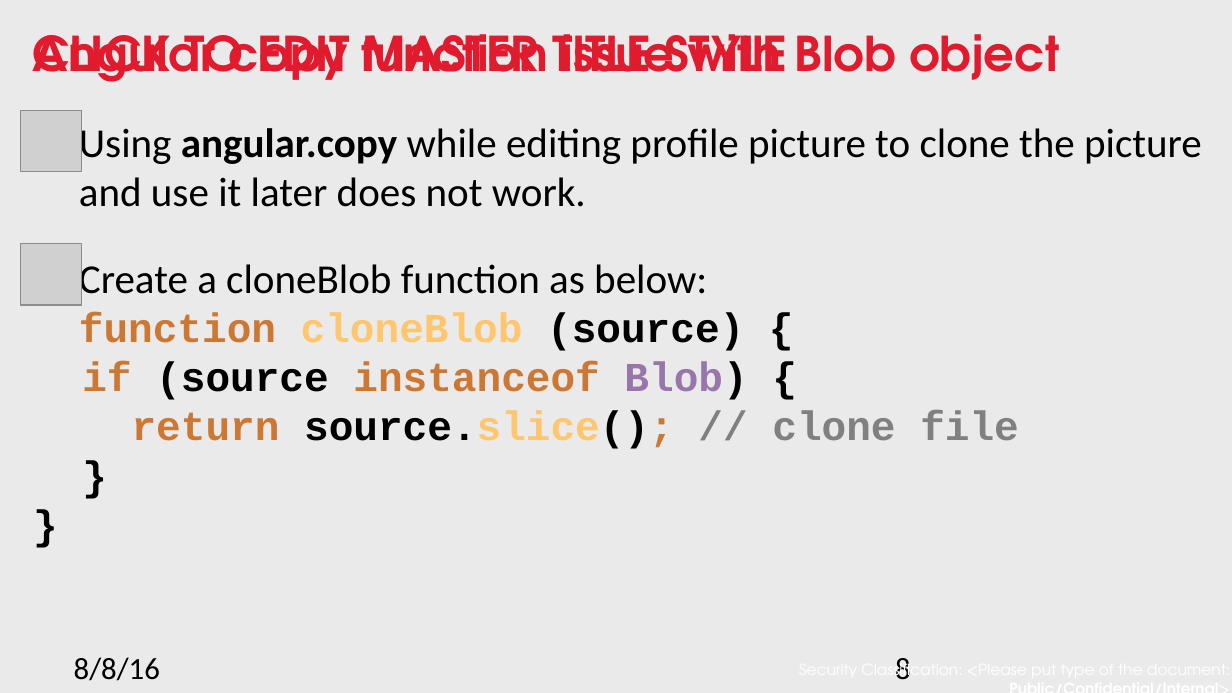
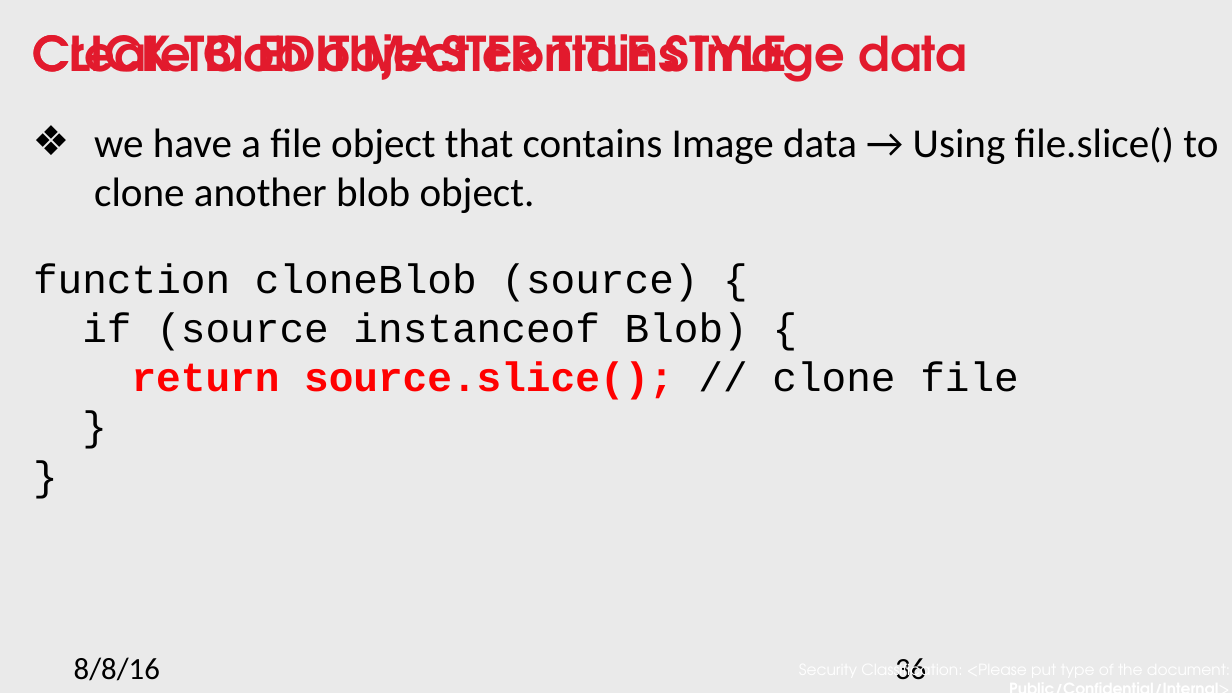
Before and after one commit to nnsan/angular_best_practice, a slide deck: slide 36 of Angular best practice.pptx (slide 8 before the commit). Drawn at 1232x693 pixels with LibreOffice and Linux fonts; fonts in the diff are those of the drawing; grey boxes stand for pictures; background and template pictures are left out. Boxes give left, top, right and bottom in pixels: in the first picture for what was removed or moved away, otherwise in the second. Text is boxed around its words. In the diff, an @@ line names an element or a change of style, - is before the commit and + after.

```diff
--- a/Angular best practice.pptx
+++ b/Angular best practice.pptx
@@ text at <box>33,34,968,82</box>: text changed @@
-Angular copy function issue with Blob object
+Create Blob object contains Image data
@@ picture removed at <box>21,111,83,172</box> @@
@@ text at <box>94,127,1218,213</box>: text changed @@
-Using angular.copy while editing profile picture to clone the picture and use it later does not work.
-Create a cloneBlob function as below:
+❖ we have a file object that contains Image data → Using file.slice() to clone another blob object.
@@ picture removed at <box>21,244,83,306</box> @@
@@ text at <box>33,263,1019,400</box>: text colour #CC7832 to #000000 in "function", "if instanceof"; text colour #FFC66D to #000000 in "cloneBlob"; bold off in "function cloneBlob (source) {", "if (source instanceof Blob) {", "// clone file", "}" and 1 more places; text colour #9876AA to #000000 in "Blob)"; text colour #CC7832 to #FF0000 in "return source.slice();"; text colour #000000 to #FF0000, text colour #FFC66D to #FF0000 in "source.slice();"; text colour #808080 to #000000 in "// clone file" @@
@@ page number at <box>895,658,926,680</box>: text changed @@
-8
+36
```
Also in this commit, not shown: 8 other slides changed, 26 slides added, 8 slides removed.
